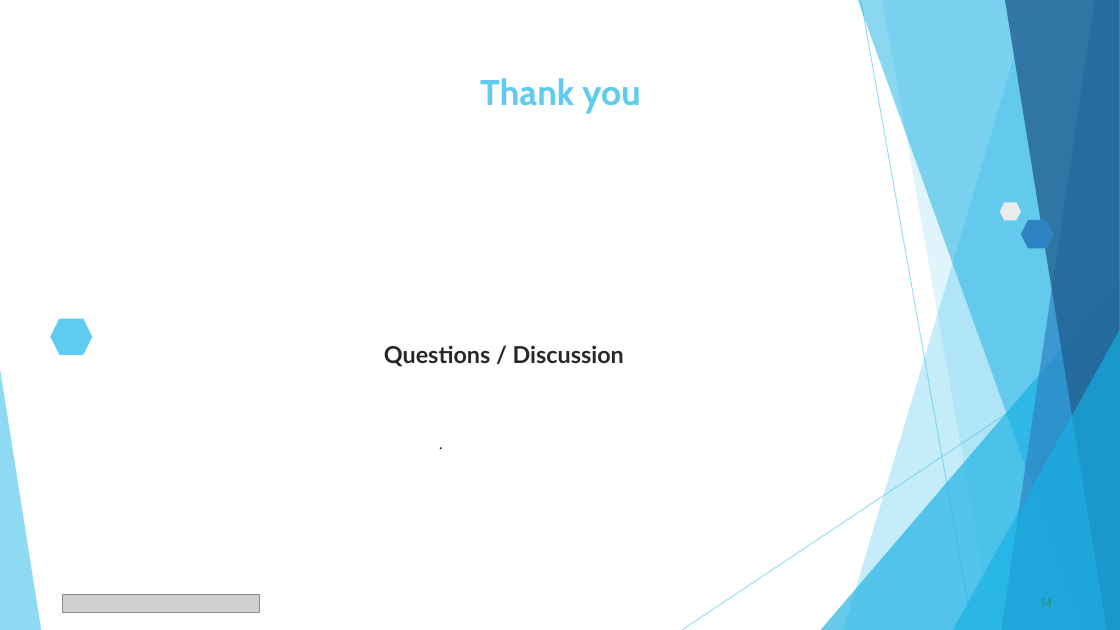
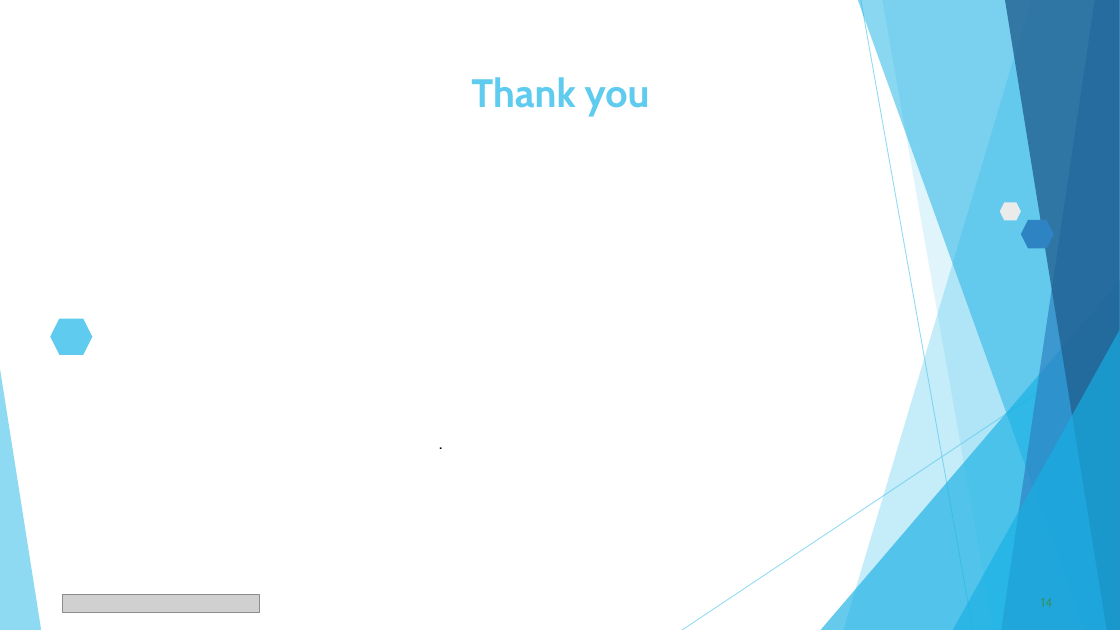
Before and after one commit to MrunalKanade/Seasonal-Agriculture-Performance-Analysis, a slide deck: slide 14 of Seasonal_Agriculture_Performance_Analysis_Major_Project_Presentation.pptx. Drawn at 1120x630 pixels with LibreOffice and Linux fonts; fonts in the diff are those of the drawing; grey boxes stand for pictures. Boxes give left, top, right and bottom in pixels: in the first picture for what was removed or moved away, otherwise in the second. Text is boxed around its words. In the diff, an @@ line names an element or a change of style, - is before the commit and + after.

```diff
--- a/Seasonal_Agriculture_Performance_Analysis_Major_Project_Presentation.pptx
+++ b/Seasonal_Agriculture_Performance_Analysis_Major_Project_Presentation.pptx
@@ title "Thank you" at (471, 77, 650, 116): size 30.6 to 34 pt @@
@@ text removed at (384, 345, 624, 367) @@
-Questions / Discussion
```
Also in this commit, not shown: 13 other slides changed.
